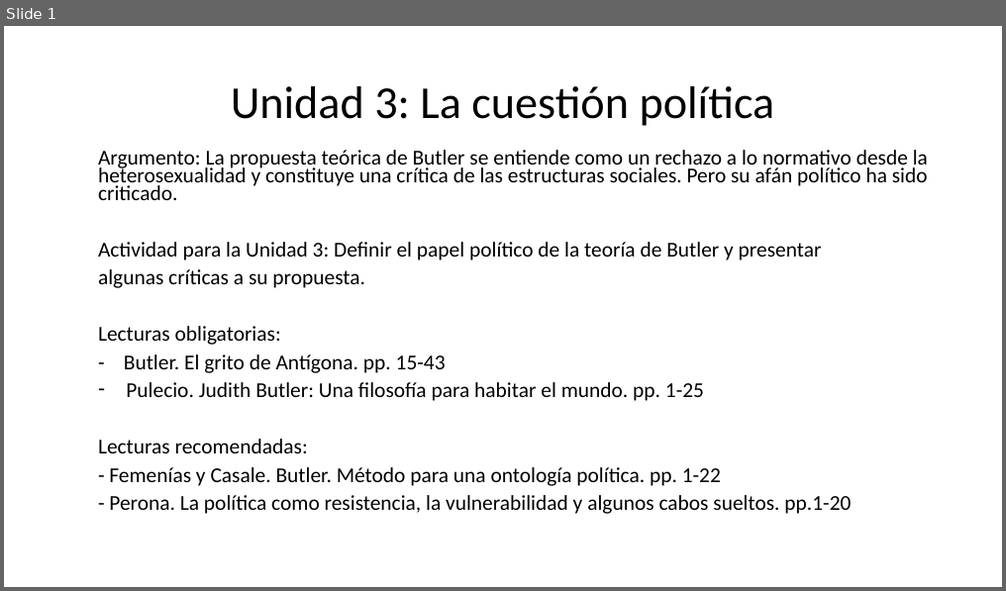
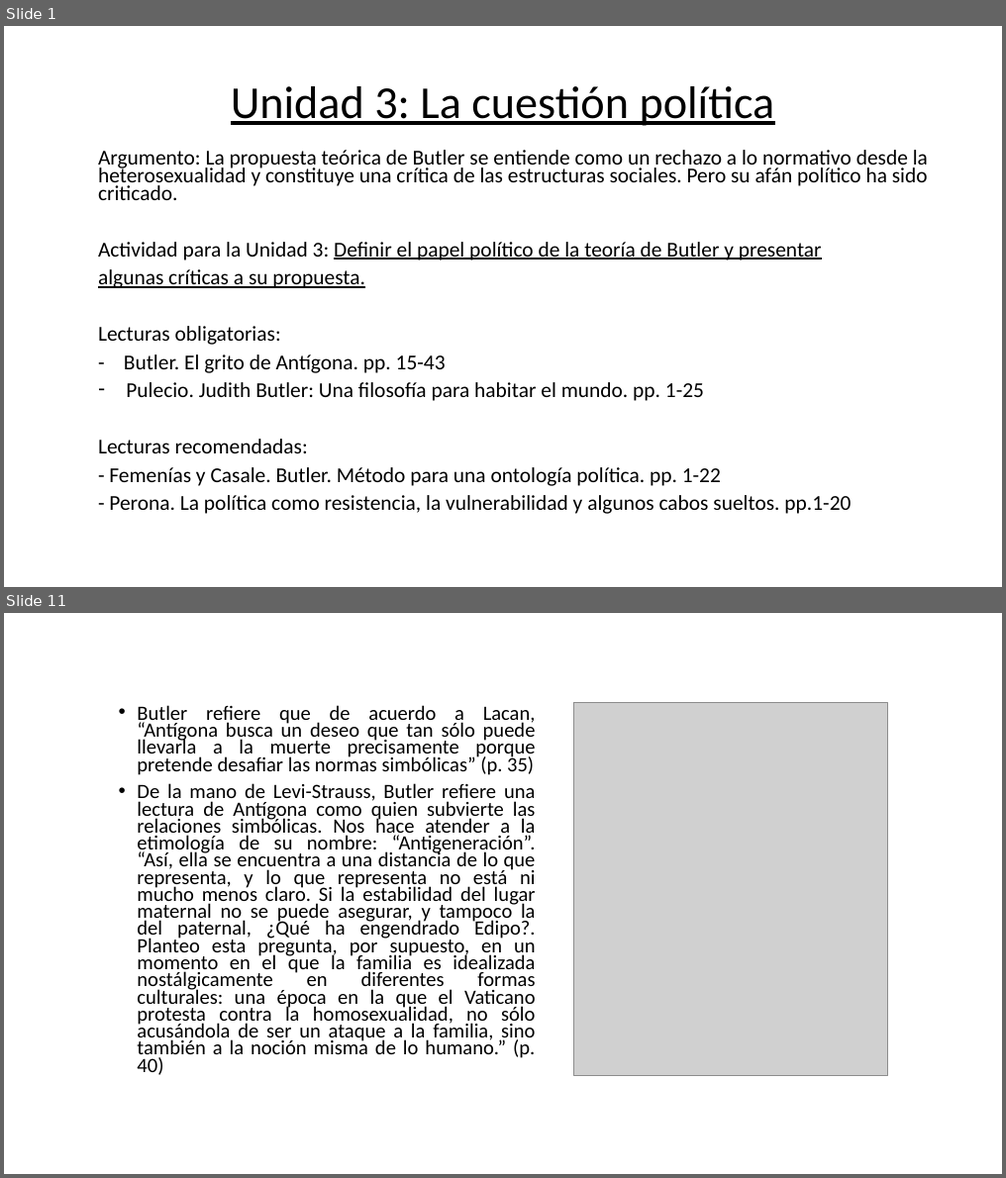
Before and after one commit to zaboltar/zaboltar.github.io, a slide deck: assets uarm/2019 sol-penscri-justfilpol/S E B Ago2019/J Butler UNIDAD 3.pptx. Shown one above the other, each under a label of ours: slide 1 before the commit, slides 1 and 11 after it; the slides between them are not shown. The pictures are 1006x591 and 1006x1178 pixels, drawn with LibreOffice and Linux fonts; fonts in the diff are those of the drawing; grey boxes stand for pictures. Boxes give left, top, right and bottom in pixels: in the first picture for what was removed or moved away, otherwise in the second. Text is boxed around its words. In the diff, an @@ line names an element or a change of style, - is before the commit and + after.

Commit message:
j butler 3

```diff
--- a/assets uarm/2019 sol-penscri-justfilpol/S E B Ago2019/J Butler UNIDAD 3.pptx
+++ b/assets uarm/2019 sol-penscri-justfilpol/S E B Ago2019/J Butler UNIDAD 3.pptx
@@ slide 11 added at (4, 613, 1002, 1174), background #FFFFFF @@
@@ text added at (137, 705, 536, 1075), 19.6 pt, text #000000 @@
+• Butler refiere que de acuerdo a Lacan, “Antígona busca un deseo que tan sólo puede llevarla a la muerte precisamente porque pretende desafiar las normas simbólicas” (p. 35)
+• De la mano de Levi-Strauss, Butler refiere una lectura de Antígona como quien subvierte las relaciones simbólicas. Nos hace atender a la etimología de su nombre: “Antigeneración”. “Así, ella se encuentra a una distancia de lo que representa, y lo que representa no está ni mucho menos claro. Si la estabilidad del lugar maternal no se puede asegurar, y tampoco la del paternal, ¿Qué ha engendrado Edipo?. Planteo esta pregunta, por supuesto, en un momento en el que la familia es idealizada nostálgicamente en diferentes formas culturales: una época en la que el Vaticano protesta contra la homosexualidad, no sólo acusándola de ser un ataque a la familia, sino también a la noción misma de lo humano.” (p. 40)
@@ picture added at (573, 703, 887, 1076) @@
@@ slide 1 changed as well @@
@@ title "Unidad 3: La cuestión política" at (231, 86, 775, 126): underline on @@
@@ subtitle at (98, 242, 822, 288): underline on in "Definir el papel político de la teoría ...", "algunas críticas a su propuesta." @@
```
Also in this commit, not shown: 3 other slides changed, 18 other slides added, 2 slides removed, 3 other files.
